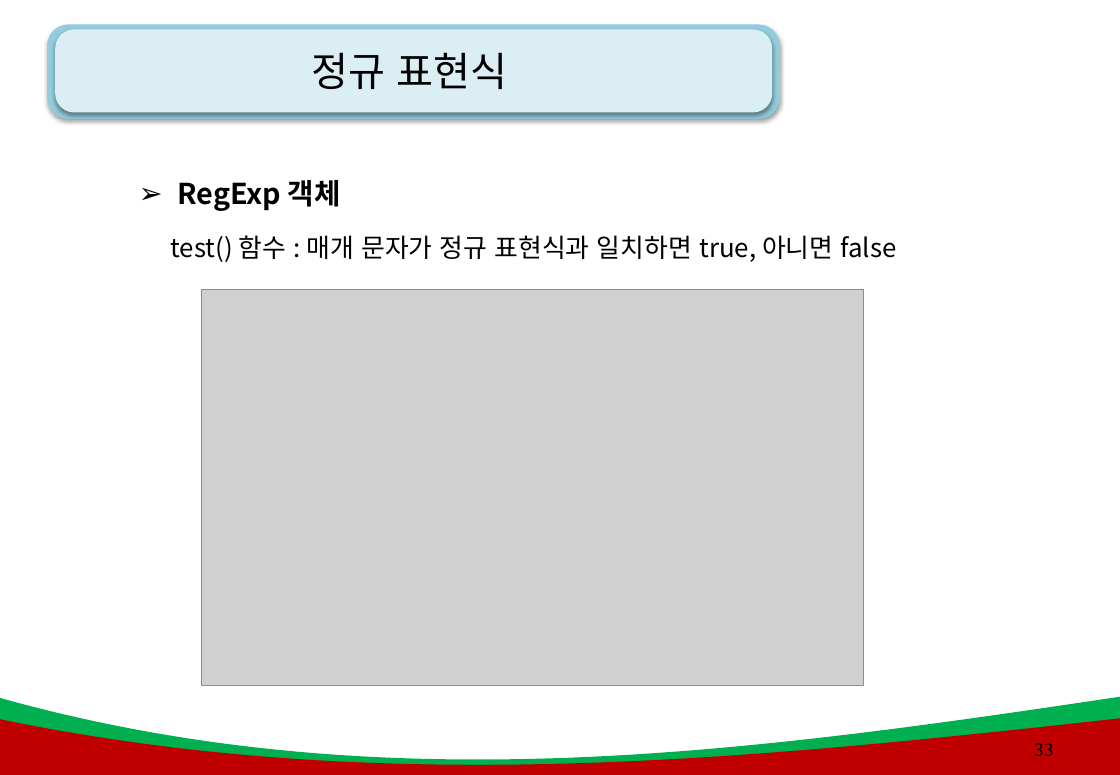
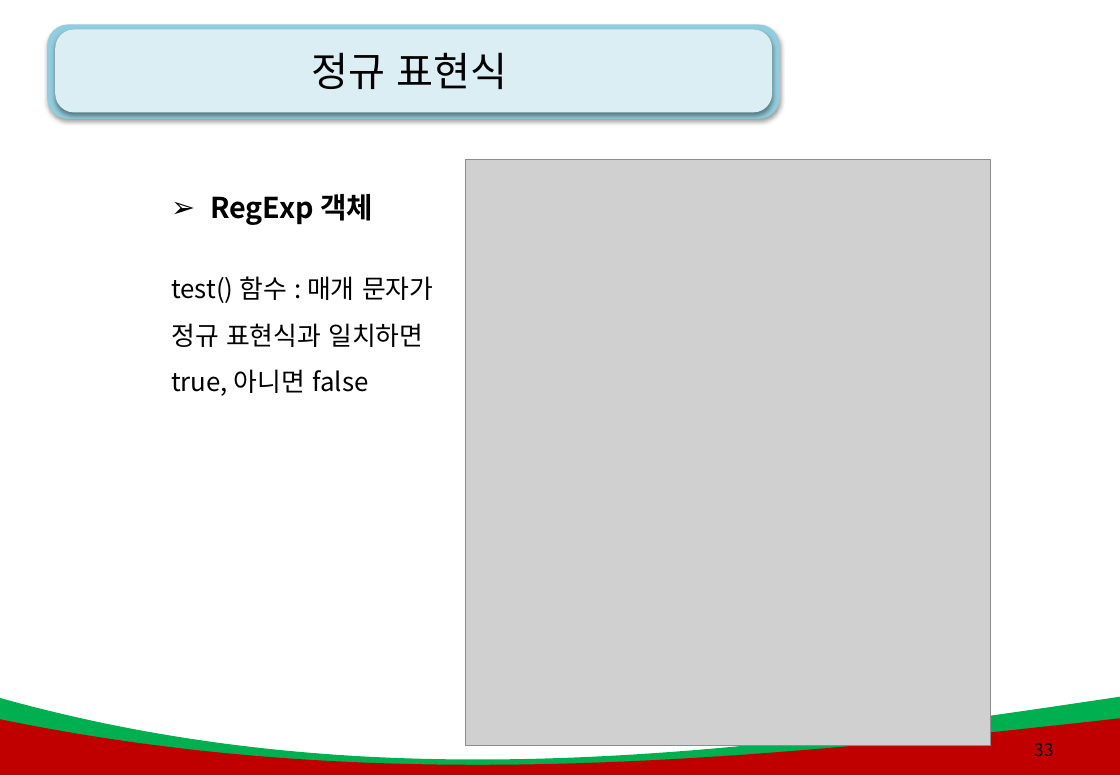
Before and after one commit to kiyongee2/green_project_web, a slide deck: slide 33 of js_ppt/8강. js_폼과 정규표현식.pptx. Drawn at 1120x775 pixels with LibreOffice and Linux fonts; fonts in the diff are those of the drawing; grey boxes stand for pictures; background and template pictures are left out. Boxes give left, top, right and bottom in pixels: in the first picture for what was removed or moved away, otherwise in the second. Text is boxed around its words. In the diff, an @@ line names an element or a change of style, - is before the commit and + after.

```diff
--- a/js_ppt/8강. js_폼과 정규표현식.pptx
+++ b/js_ppt/8강. js_폼과 정규표현식.pptx
@@ text "RegExp 객체": place and size @@
-text "RegExp 객체" at (177,180,341,211)
+text "RegExp 객체" at (210,194,373,225)
@@ picture added at (465,160,991,747) @@
@@ text "test() 함수 : 매개 문자가 ..." rewrapped from (171,235,897,262) to (171,276,433,396) @@
@@ picture removed at (202,291,864,687) @@
```
Also in this commit, not shown: 4 other slides changed, 6 slides removed, 24 other files.
